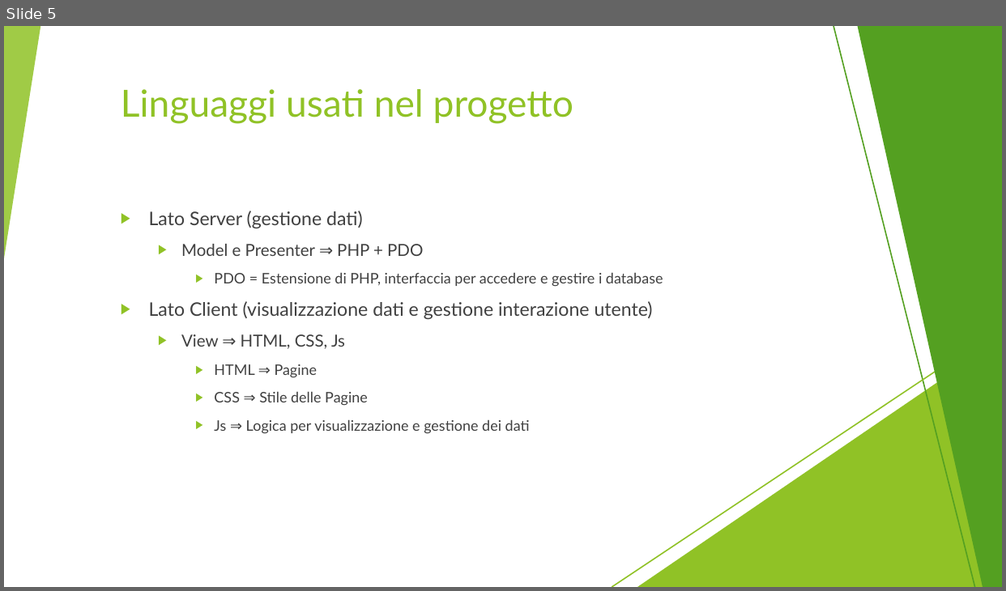
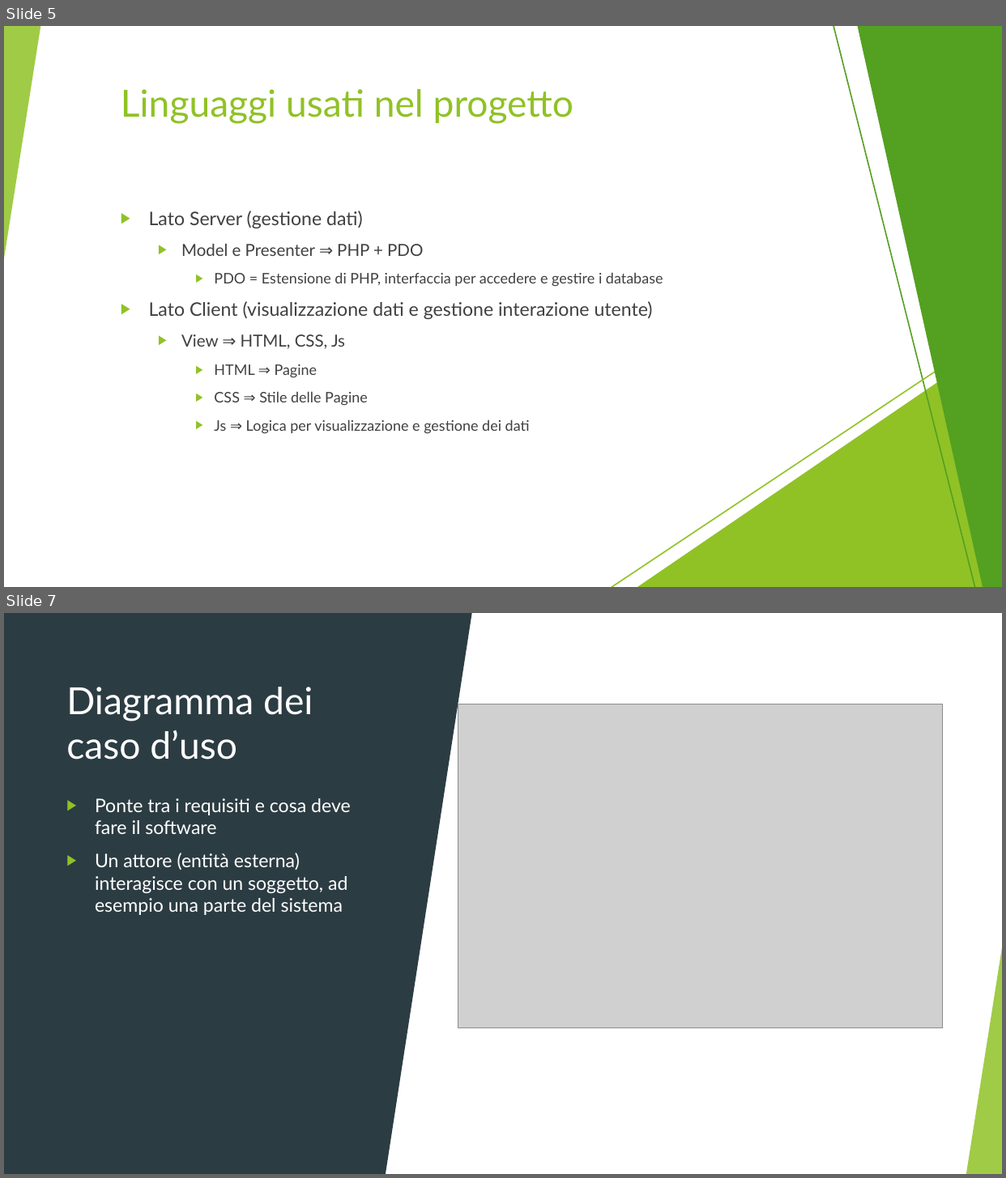
Before and after one commit to MarcoFrontini/Progetto_IdS_2024-2025, a slide deck: Documentazione/Presentazione.pptx. Shown one above the other, each under a label of ours: slide 5 before the commit, slides 5 and 7 after it; the slides between them are not shown. The pictures are 1006x591 and 1006x1178 pixels, drawn with LibreOffice and Linux fonts; fonts in the diff are those of the drawing; grey boxes stand for pictures. Boxes give left, top, right and bottom in pixels: in the first picture for what was removed or moved away, otherwise in the second. Text is boxed around its words. In the diff, an @@ line names an element or a change of style, - is before the commit and + after.

```diff
--- a/Documentazione/Presentazione.pptx
+++ b/Documentazione/Presentazione.pptx
@@ slide 7 added at (x1=4, y1=613, x2=1002, y2=1174), background #FFFFFF; not listed: 10 template elements that a slide beside it also shows @@
@@ rectangle added at (x1=4, y1=613, x2=1002, y2=1174), fill #FFFFFF @@
@@ rectangle added at (x1=4, y1=613, x2=386, y2=1174), fill #2C3C43 @@
@@ triangle added at (x1=386, y1=613, x2=473, y2=1174), fill #2C3C43 @@
@@ title added at (x1=66, y1=687, x2=313, y2=760), 36 pt, text #FFFFFF @@
+Diagramma dei caso d’uso
@@ picture added at (x1=458, y1=704, x2=943, y2=1029) @@
@@ text added at (x1=95, y1=798, x2=351, y2=915), 18 pt, text #FFFFFF @@
+▶ Ponte tra i requisiti e cosa deve fare il software
+▶ Un attore (entità esterna) interagisce con un soggetto, ad esempio una parte del sistema
@@ triangle added at (x1=967, y1=942, x2=1002, y2=1174), fill #90C226 at 85% opacity @@
```
Also in this commit, not shown: 4 slides changed, 12 other slides added, 1 slide removed.
